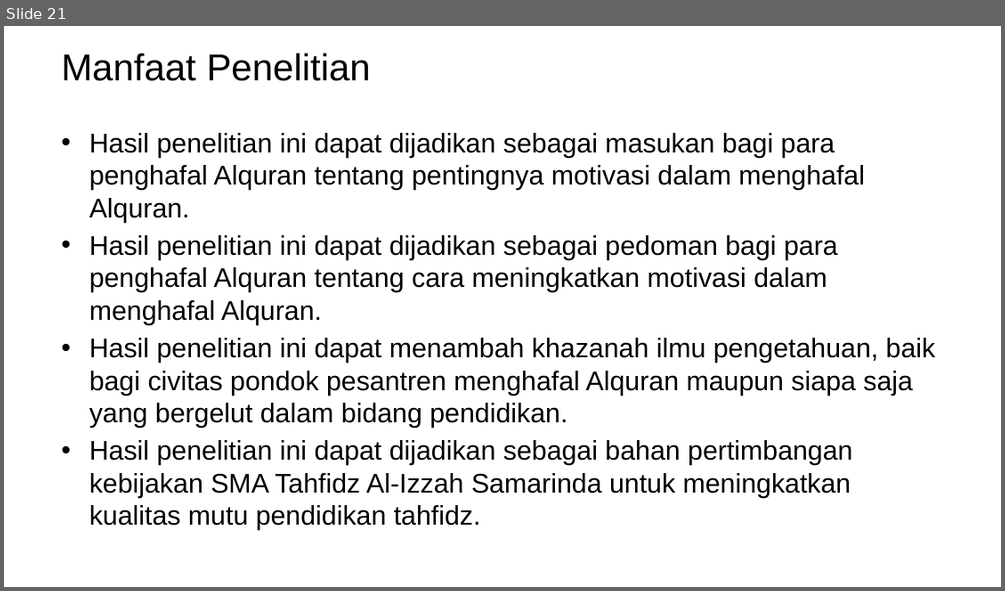
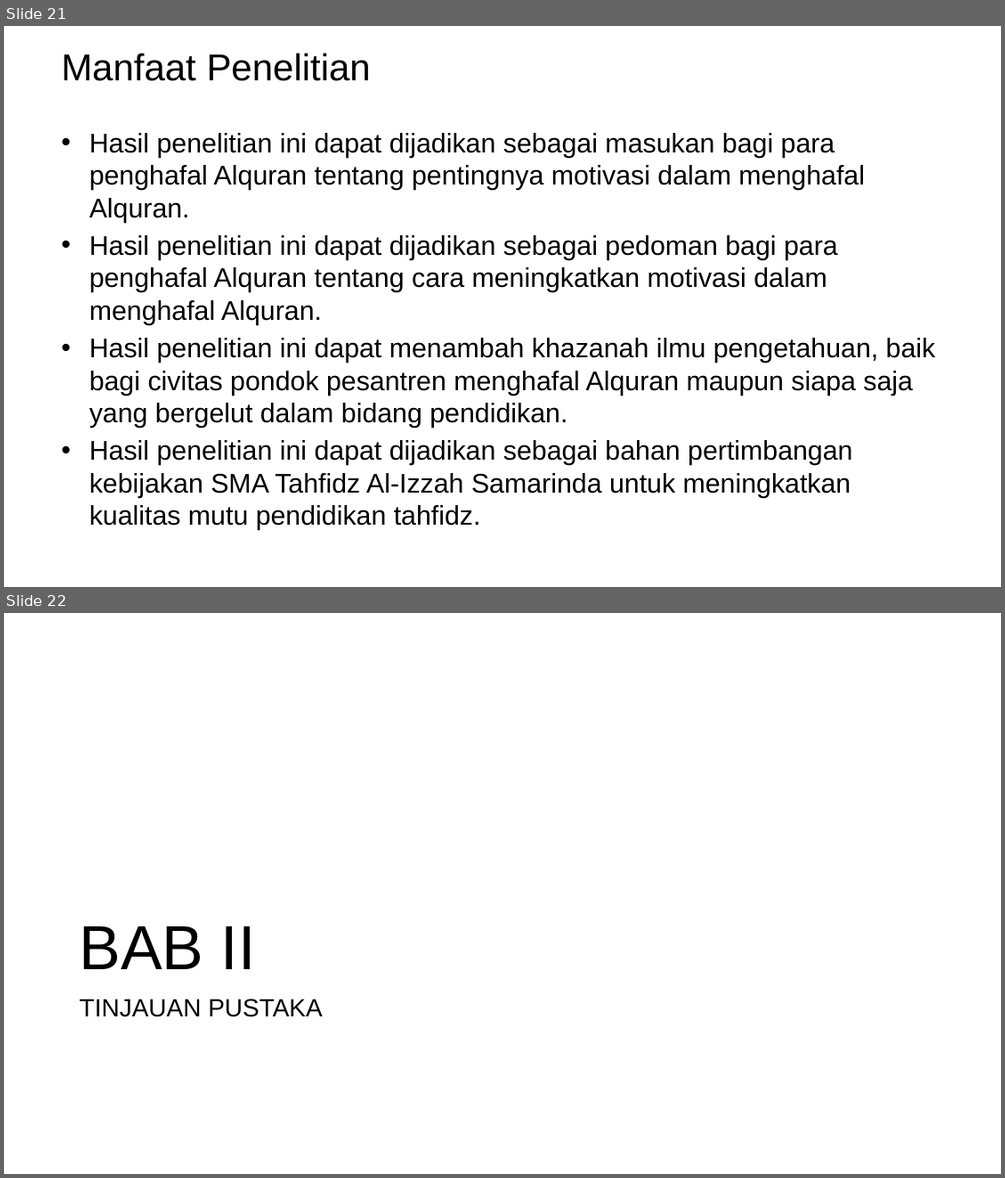
Before and after one commit to mzaini30/skripsi, a slide deck: seminar proposal.pptx. Shown one above the other, each under a label of ours: slide 21 before the commit, slides 21 and 22 after it. The pictures are 1005x591 and 1005x1178 pixels, drawn with LibreOffice and Linux fonts; fonts in the diff are those of the drawing; background and template pictures are left out. Boxes give left, top, right and bottom in pixels: in the first picture for what was removed or moved away, otherwise in the second. Text is boxed around its words. In the diff, an @@ line names an element or a change of style, - is before the commit and + after.

```diff
--- a/seminar proposal.pptx
+++ b/seminar proposal.pptx
@@ slide 22 added at bbox=[4, 613, 1001, 1174], background picture (left out) @@
@@ title added at bbox=[80, 926, 256, 969], 60 pt, text #000000 @@
+BAB II
@@ text added at bbox=[80, 998, 323, 1017], 24 pt, text #000000 @@
+TINJAUAN PUSTAKA
```
Also in this commit, not shown: 1 slide changed, 3 other slides added, 1 slide removed, 1 other file.
